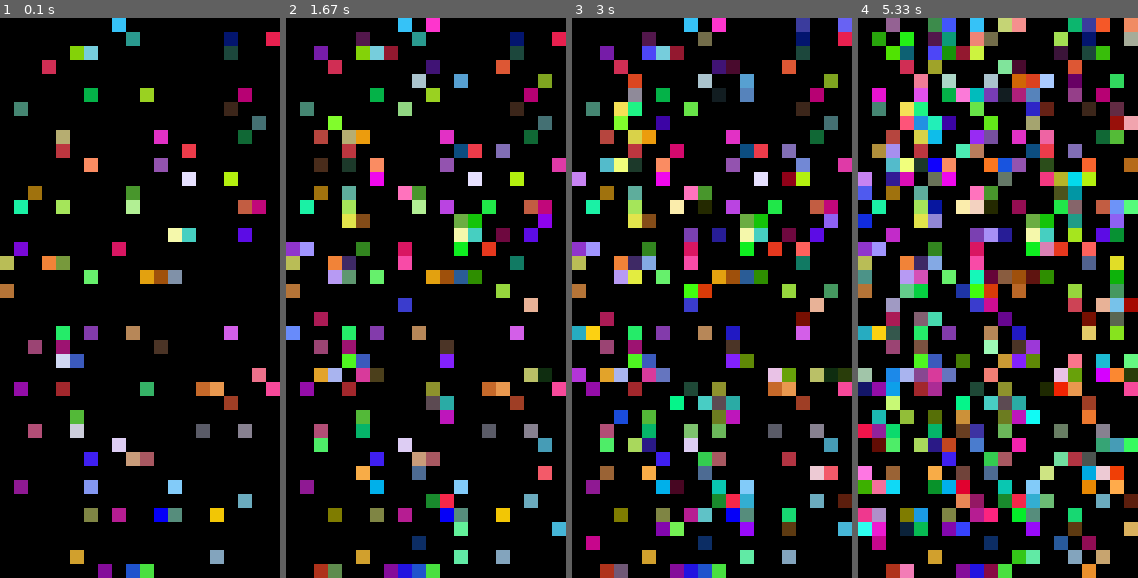
Above: before the commit, frames 1-4 (left to right).
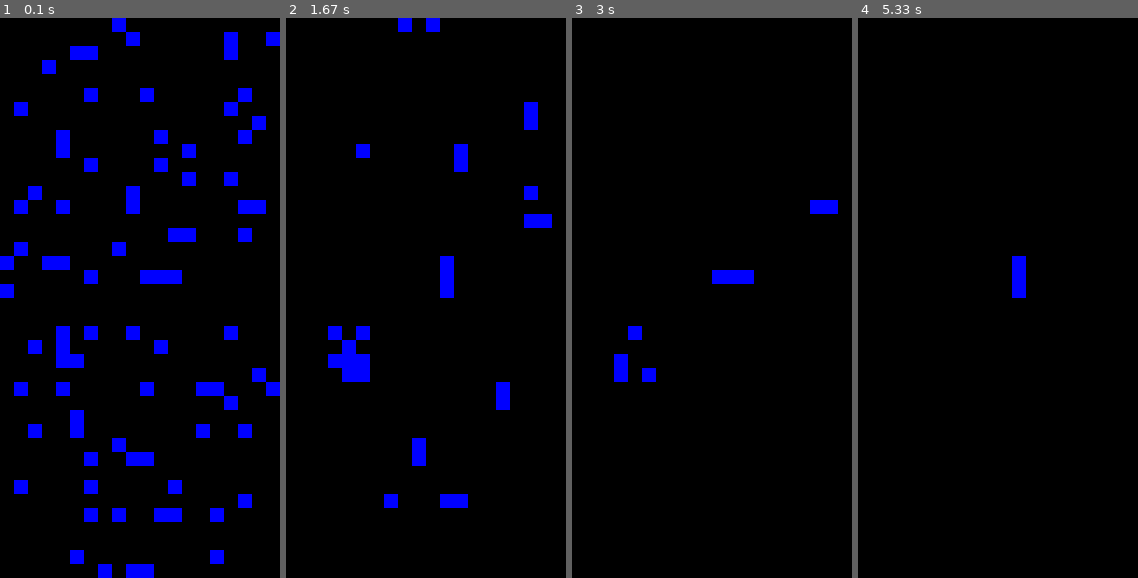
Above: after the commit, the same moments.

Repository: SebastianBoyd/led-wall
Game: pygame game, started from dot-stuff/game_of_life.py
The game is run twice, just before and just after one commit, with the same random seed, the same clock (stepped at 60 frames per second) and the same inputs. The source is Python 2; it was converted automatically to run under Python 3.
Inputs:
- Up to frame 1 (0.1 s): no input
- Up to frame 2 (1.67 s): no input
- Up to frame 3 (3 s): no input
- Up to frame 4 (5.33 s): no input

The runs differ from the first frame. In frame 1, 10% of the frame differs, in the area x 0-100%, y 0-100%; in frame 2, 21%; in frame 3, 25%; in frame 4, 42%.

Commit message:
Something

Diff:
--- a/dot-stuff/game_of_life.py
+++ b/dot-stuff/game_of_life.py
@@ -1,8 +1,8 @@
 DEBUG = True
 
 import pygame, copy, math, random, os, sys
-os.environ["SDL_VIDEODRIVER"] = "dummy"
-pygame.init()
+#os.environ["SDL_VIDEODRIVER"] = "dummy"
+pygame.display.init()
 
 PIXEL_SIZE = 1
 WIN_WIDTH = 20
@@ -22,6 +22,8 @@
     blue = rgb[2]
     rgb = (red<<16) + (green<<8) + blue
     return rgb
+
+BLUE = (0, 0, 255)
 
 class Grid():
     def __init__(self, *args, **kwargs):
@@ -54,7 +56,8 @@
 
 def drawSquare(background, x, y):
     #Random cell colour
-    colour = random.randint(0,255), random.randint(0,255), random.randint(0,255)
+    #colour = random.randint(0,255), random.randint(0,255), random.randint(0,255)
+    colour = BLUE
     pygame.draw.rect(background, colour, (x * PIXEL_SIZE, y * PIXEL_SIZE, PIXEL_SIZE, PIXEL_SIZE))
 
 def randomize(grid, background):
@@ -91,8 +94,9 @@
         newgrid = Grid()
 
         if pygame.time.get_ticks() - final > REFRESH * 100:
-            randomize(grid, background)
-        elif pygame.time.get_ticks() - final > REFRESH:
+            #randomize(grid, background)
+            pass
+        if pygame.time.get_ticks() - final > REFRESH:
             numActive = 0
             background.fill((0, 0, 0))
 
--- a/dot-stuff/pygame_test.py
+++ b/dot-stuff/pygame_test.py
@@ -1,9 +1,9 @@
-DEBUG = True
+DEBUG = False
 
 import pygame
 
 import os, sys
-os.environ["SDL_VIDEODRIVER"] = "dummy"
+#os.environ["SDL_VIDEODRIVER"] = "dummy"
 
 if not DEBUG:
     import main
@@ -16,8 +16,13 @@
     rgb = (red<<16) + (green<<8) + blue
     return rgb
 
+PINK = (255, 0, 255)
 
-#pygame.init()
+def drawSquare(background, x, y):
+    #Random cell colour
+    #colour = random.randint(0,255), random.randint(0,255), random.randint(0,255)
+    colour = PINK
+    pygame.draw.circle(background, colour, (x, y), 4)
 
 class Ball(pygame.sprite.Sprite):
     def __init__(self, screen, background):
@@ -76,7 +81,9 @@
 
         allSprites.clear(screen, background)
         allSprites.update()
-        allSprites.draw(screen)\
+        allSprites.draw(screen)
+
+        drawSquare(background, 10, 10)
 
         pygame.display.flip()
 
@@ -87,7 +94,8 @@
                 if not DEBUG:
                     ledScreen.set_pixel((x, y), fromRGB(color))
                 pass
-        ledScreen.render()
+        if not DEBUG:
+            ledScreen.render()
         # del pixels
         # del copy
 
